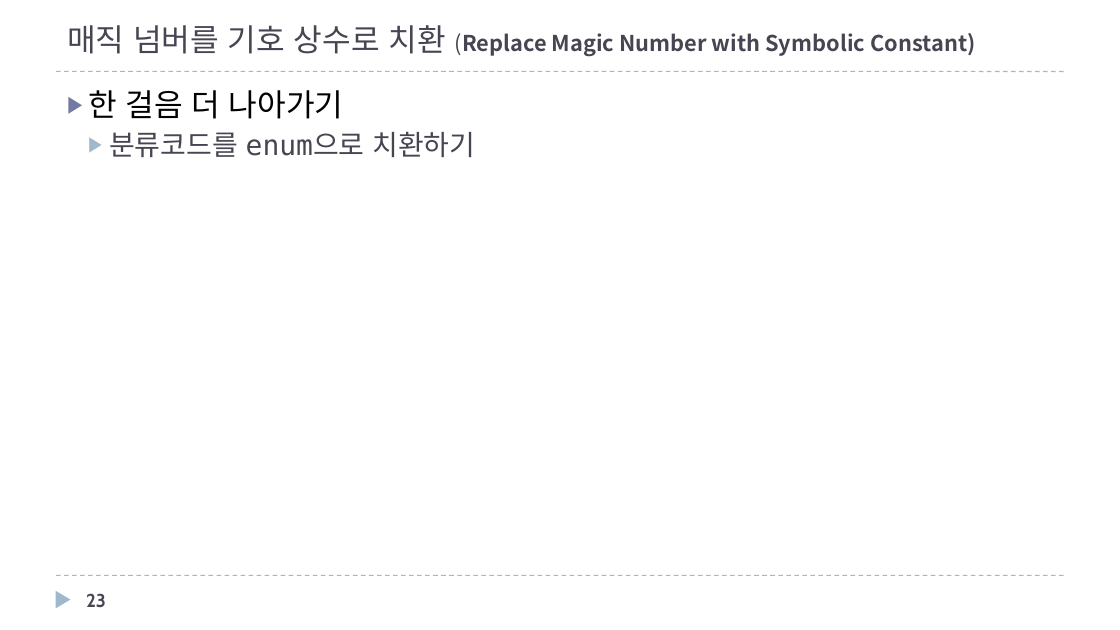
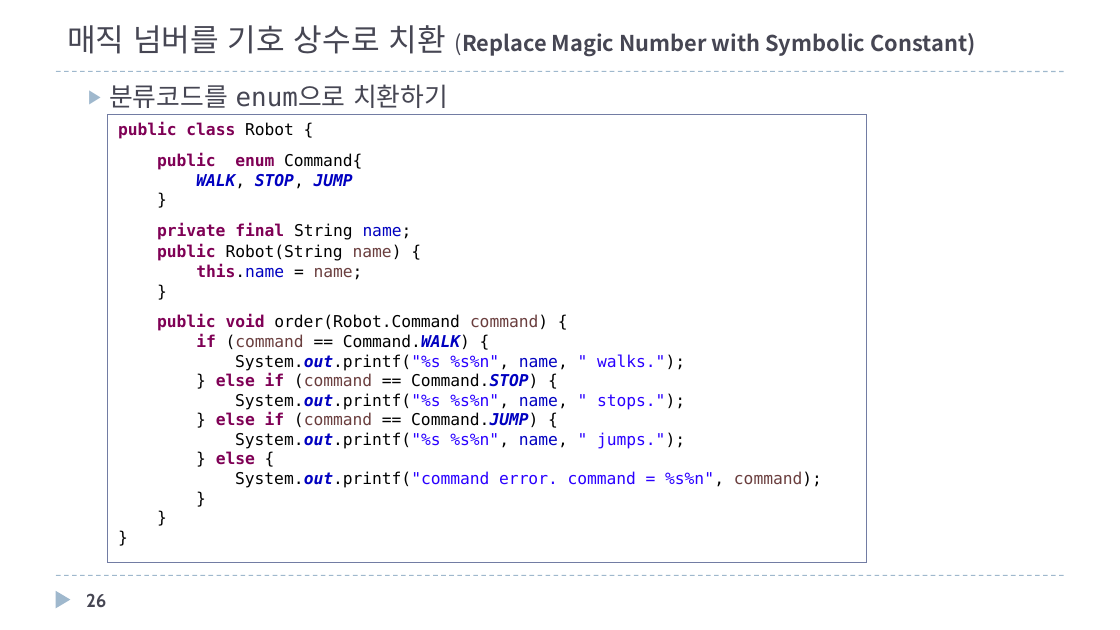
Before and after one commit to mkgungor/refactoring_java, a slide deck: slide 26 of ppt/자바로 배우는 리팩토링 입문.pptx (slide 23 before the commit). Drawn at 1120x630 pixels with LibreOffice and Linux fonts; fonts in the diff are those of the drawing. Boxes give left, top, right and bottom in pixels: in the first picture for what was removed or moved away, otherwise in the second. Text is boxed around its words. In the diff, an @@ line names an element or a change of style, - is before the commit and + after.

```diff
--- a/ppt/자바로 배우는 리팩토링 입문.pptx
+++ b/ppt/자바로 배우는 리팩토링 입문.pptx
@@ text "분류코드를 enum으로 치환하기" at (109, 84, 448, 108): size 18 to 16.6 pt @@
@@ text at (88, 90, 344, 119): paragraph removed @@
-▶ 한 걸음 더 나아가기
@@ rectangle added at (108, 114, 867, 563), outline #727CA3 0.75 pt, 10.5 pt, text #000000 @@
+public class Robot {
+public enum Command{
+WALK, STOP, JUMP
+}
+private final String name;
+public Robot(String name) {
+this.name = name;
+}
+public void order(Robot.Command command) {
+if (command == Command.WALK) {
+System.out.printf("%s %s%n", name, " walks.");
+} else if (command == Command.STOP) {
+System.out.printf("%s %s%n", name, " stops.");
+} else if (command == Command.JUMP) {
+System.out.printf("%s %s%n", name, " jumps.");
+} else {
+System.out.printf("command error. command = %s%n", command);
+}
+}
+}
@@ page number at (86, 593, 106, 607): text changed @@
-23
+26
```
Also in this commit, not shown: 6 other slides changed, 12 slides added, 5 other files.
